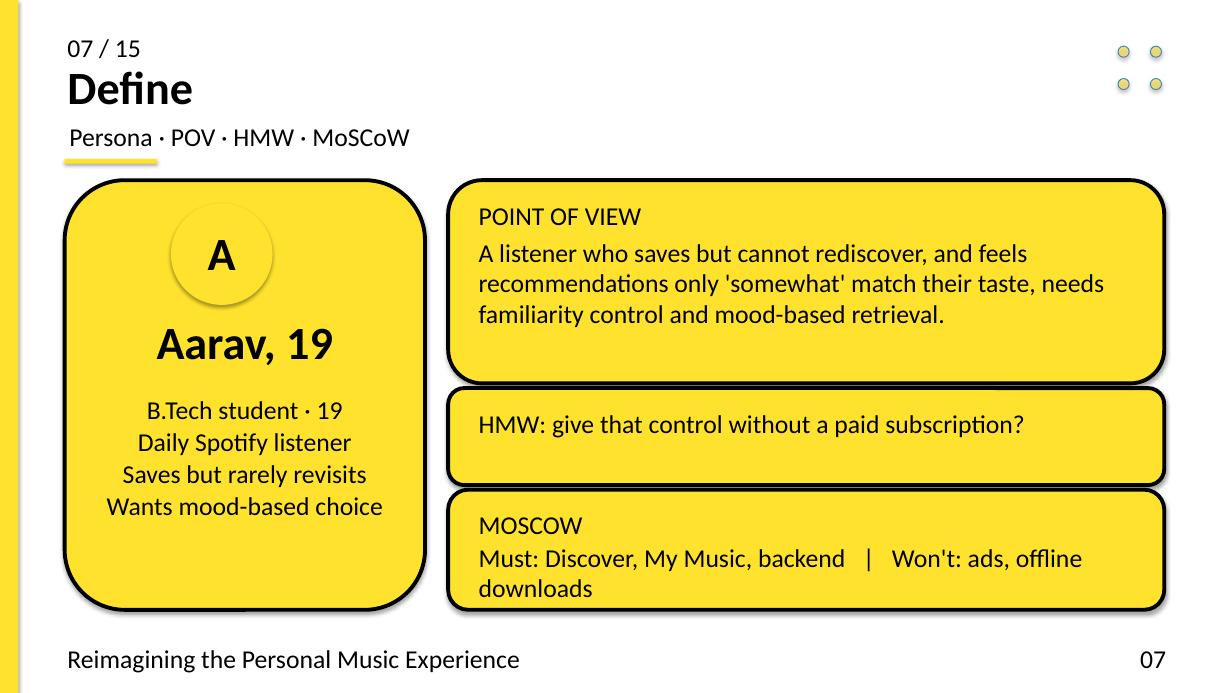
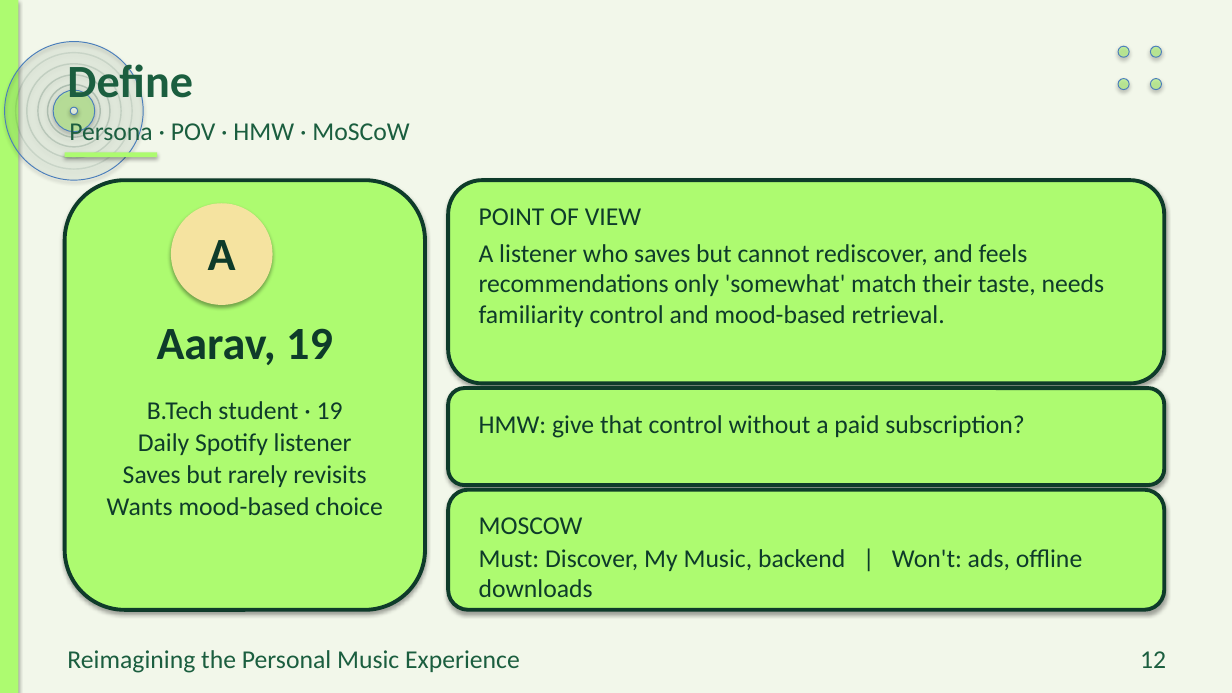
Before and after one commit to preet-kamdar/design-thinking-sem3, a slide deck: slide 12 of docs/Presentation.pptx (slide 7 before the commit). Drawn at 1232x693 pixels with LibreOffice and Linux fonts; fonts in the diff are those of the drawing. Boxes give left, top, right and bottom in pixels: in the first picture for what was removed or moved away, otherwise in the second. Text is boxed around its words. In the diff, an @@ line names an element or a change of style, - is before the commit and + after.

```diff
--- a/docs/Presentation.pptx
+++ b/docs/Presentation.pptx
@@ rectangle at (x1=0, y1=0, x2=1232, y2=693): fill #FFFFFF to #F2F7EA @@
@@ rectangle at (x1=0, y1=0, x2=18, y2=693): fill #FFE22E to #ADFB70 @@
@@ ellipse added at (x1=5, y1=42, x2=143, y2=180), fill #0E3B2A at 6% opacity @@
@@ ellipse added at (x1=16, y1=53, x2=132, y2=169), outline #0E3B2A 1.1 pt @@
@@ text removed at (x1=67, y1=40, x2=141, y2=57) @@
-07 / 15
@@ ellipse added at (x1=27, y1=64, x2=121, y2=158), outline #0E3B2A 1.1 pt @@
@@ ellipse added at (x1=38, y1=75, x2=110, y2=147), outline #0E3B2A 1.1 pt @@
@@ ellipse added at (x1=48, y1=84, x2=101, y2=137), outline #0E3B2A 1.1 pt @@
@@ fill #FFE22E at 55% opacity to #ADFB70 at 55% opacity in 4 elements at (x1=1118, y1=46, x2=1129, y2=57), (x1=1151, y1=46, x2=1162, y2=57), (x1=1118, y1=79, x2=1129, y2=90), (x1=1151, y1=79, x2=1162, y2=90) @@
@@ ellipse added at (x1=53, y1=90, x2=94, y2=131), fill #ADFB70 at 45% opacity @@
@@ text colour #000000 to #1B5E3F in 3 elements at (x1=67, y1=650, x2=520, y2=673), (x1=67, y1=59, x2=193, y2=109), (x1=69, y1=119, x2=409, y2=146) @@
@@ ellipse added at (x1=70, y1=107, x2=78, y2=115), fill #FFFFFF at 70% opacity @@
@@ rectangle at (x1=65, y1=152, x2=157, y2=157): fill #FFE22E to #ADFB70 @@
@@ rectangle moved from (x1=65, y1=159, x2=157, y2=164) to (x1=65, y1=152, x2=157, y2=157) @@
@@ ellipse at (x1=171, y1=203, x2=273, y2=305): fill #FFE22E to #F5E3A0 @@
@@ fill #FFE22E to #ADFB70; outline #000000 3 pt to #0E3B2A 3 pt in 4 elements at (x1=65, y1=180, x2=425, y2=610), (x1=448, y1=180, x2=1165, y2=384), (x1=448, y1=388, x2=1165, y2=485), (x1=448, y1=490, x2=1165, y2=610) @@
@@ text colour #000000 to #0E3B2A in 8 elements at (x1=208, y1=240, x2=236, y2=270), (x1=157, y1=328, x2=333, y2=365), (x1=107, y1=401, x2=382, y2=515), (x1=479, y1=208, x2=641, y2=225), (x1=479, y1=244, x2=1105, y2=327), (x1=479, y1=415, x2=1024, y2=438), (x1=479, y1=517, x2=583, y2=534), (x1=479, y1=549, x2=1082, y2=597) @@
@@ text at (x1=1140, y1=651, x2=1166, y2=668): text changed; text colour #000000 to #1B5E3F @@
-07
+12
```
Also in this commit, not shown: 14 other slides changed, 5 slides added, 18 other files.
